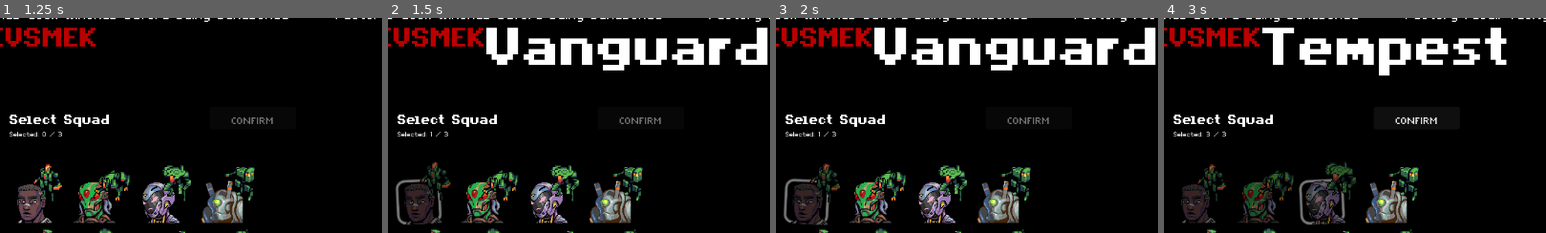
Above: before the commit, frames 1-4 (left to right).
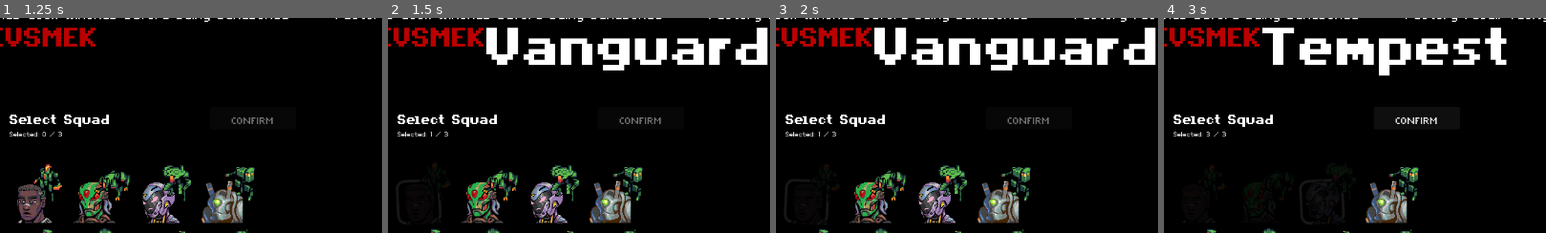
Above: after the commit, the same moments.

Repository: Tekknobot/Terrain
Game: Godot game, scene res://Scenes/TitleScreen.tscn
Two runs of this game, one before a commit and one after it. Both use one fixed random seed, a clock stepped at 60 frames per second and the inputs below. Sound files missing from this copy of the repository are replaced by a short silence.
Inputs (mouse positions are % of the whole screen's width and height, from its top left):
- Up to frame 1 (1.25 s): click "PLAY" at 0.5 s
- Up to frame 2 (1.5 s): click (11, 46) at 1.25 s
- Up to frame 3 (2 s): no input
- Up to frame 4 (3 s): click (19, 46) at 2.02 s; click (27, 46) at 2.77 s
The pictures show only the part of the screen within x 7-57%, y 3-53%; the shares and areas given below are measured in that part.

Frame 1 is identical in both runs. In frame 2, 1.7% of the frame differs, in the area x 2-17%, y 66-97%; in frame 3, 1.7%; in frame 4, 4.6%, in the area x 4-51%, y 67-97%.

Commit message:
Change selected modulated tint.

Diff:
--- a/Scripts/TileMap.gd
+++ b/Scripts/TileMap.gd
@@ -241,12 +241,15 @@
 	print("Map cleared – waiting for host data.")
 
 func _generate_map():
+	# 1) Apply difficulty sizing first
+	if GameData.map_difficulty >= 6:
+		grid_width  = 10
+		grid_height = 10
+
+	# 2) Now set up camera (it will read the new size)
 	_setup_camera()
 
-	if GameData.map_difficulty >= 6:
-		grid_width = 10
-		grid_height = 10
-
+	# 3) Generate tiles with the new dimensions
 	var max_wave = grid_width + grid_height - 2
 	for wave in range(max_wave + 1):
 		for x in range(grid_width):
@@ -259,7 +262,6 @@
 
 	_generate_roads()
 	map_details.text = difficulty_tiers[GameData.map_difficulty]
-
 	tilemap.modulate = Color(1, 1, 1, 0)
 
 func _drop_tile(x: int, y: int, tile_id: int) -> void:
--- a/Scripts/UnitCard.gd
+++ b/Scripts/UnitCard.gd
@@ -23,7 +23,7 @@
 
 # Selected visuals still use your existing grey modulate;
 # you can change that here if you want.
-@export var selected_modulate := Color(0.5, 0.5, 0.5)
+@export var selected_modulate := Color(0.1, 0.1, 0.1)
 @export var normal_modulate := Color(1, 1, 1)
 
 # At top with other exports/vars
